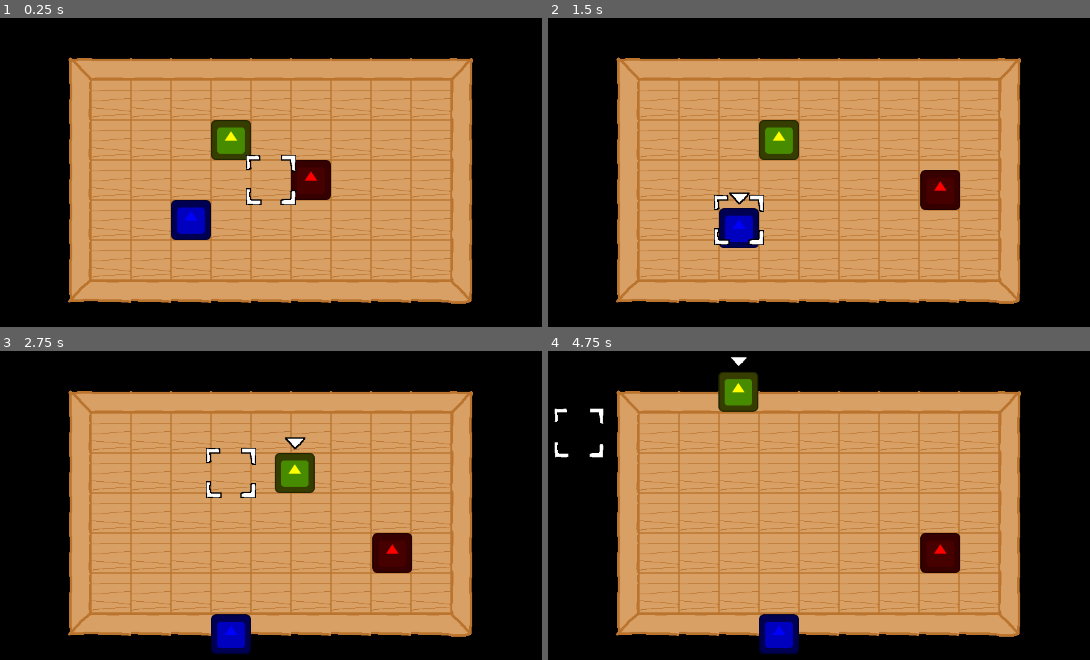
Above: before the commit, frames 1-4 (two rows, left to right).
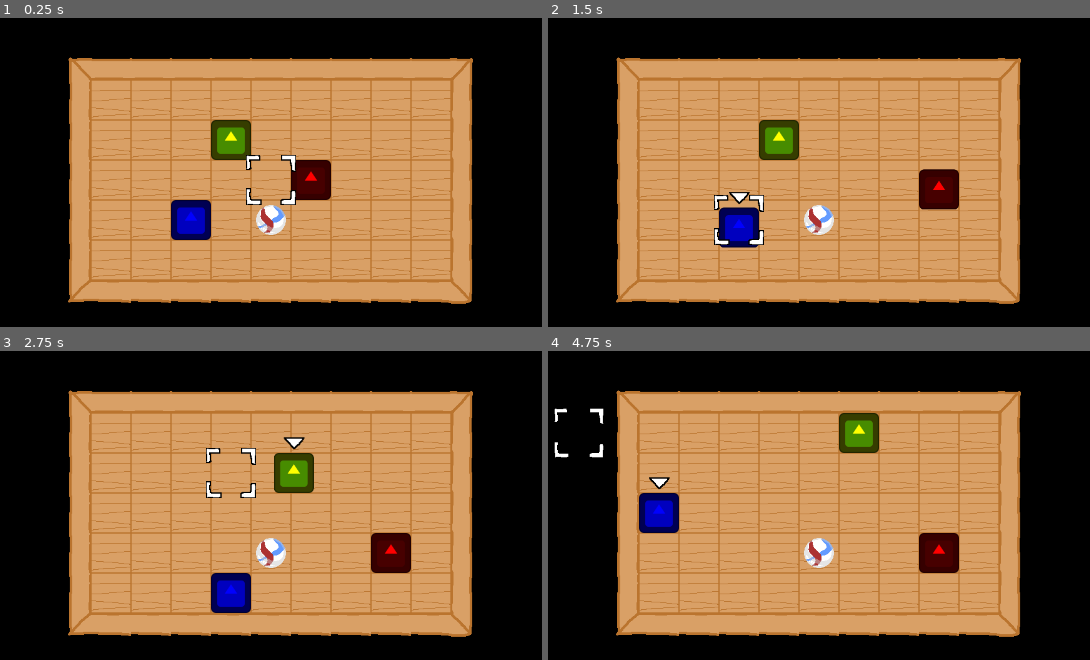
Above: after the commit, the same moments.

Repository: Prismapunch-Games/WeLittleThree
Game: Godot game, scene res://scenes/test.tscn
The game is run twice, just before and just after one commit, with the same random seed, the same clock (stepped at 60 frames per second) and the same inputs. The engine's default icon, where the game draws it, is replaced by a stand-in: a white triangle on a blue panel in a dark square.
Inputs (mouse positions are in pixels of both pictures, inside the frame that each line leads up to):
- Up to frame 1 (0.25 s): no input
- Up to frame 2 (1.5 s): tap Enter at 0.5 s; move the mouse to (856, 178) at 0.52 s; hold D (right) 0.53-1.28 s; click (856, 178) at 0.67 s; move the mouse to (737, 218) at 1.27 s; hold S (down) from 1.28 s (still down); click (737, 218) at 1.42 s
- Up to frame 3 (2.75 s): move the mouse to (233, 471) at 2.02 s; release S (down) at 2.03 s; hold D (right) from 2.03 s (still down); click (233, 471) at 2.17 s
- Up to frame 4 (4.75 s): move the mouse to (781, 607) at 2.77 s; release D (right) at 2.78 s; hold W (up) 2.78-3.53 s; click (781, 607) at 2.92 s; move the mouse to (1057, 585) at 3.52 s; hold A (left) from 3.53 s (still down); click (1057, 585) at 3.67 s; move the mouse to (580, 449) at 4.27 s; click (580, 449) at 4.42 s

The runs differ from the first frame. In frame 1, 0.4% of the frame differs, in the area x 47-53%, y 60-71%; in frame 2, 0.7%; in frame 3, 2.6%; in frame 4, 4.5%, in the area x 16-77%, y 1-99%.

Commit message:
more work

Diff:
--- a/code/_globals.gd
+++ b/code/_globals.gd
@@ -1,4 +1,4 @@
 extends Node
 
-var tilemap: TileMapLayer
+var tilemap: TilemapObject
 var selected_entity: Entity
--- /dev/null
+++ b/code/entity/controllable_entity.gd
@@ -0,0 +1,41 @@
+extends Entity
+class_name ControllableEntity
+
+var hovered: bool = false
+
+@onready var selected_sprite: Sprite2D = $Selected
+@onready var click_catcher: Area2D = $"Click Catcher"
+
+func _ready() -> void:
+	super()
+	selected_sprite.hide()
+	click_catcher.mouse_entered.connect(Callable(self, "_mouse_entered"))
+	click_catcher.mouse_exited.connect(Callable(self, "_mouse_exited"))
+
+func _mouse_entered() -> void:
+	hovered = true
+
+func _mouse_exited() -> void:
+	hovered = false
+
+func _input(event: InputEvent) -> void:
+	if(!hovered):
+		return
+	if(event is InputEventMouseButton and event.is_pressed() and event.button_index == MOUSE_BUTTON_LEFT):
+		select()
+
+func select():
+	if(Global.selected_entity):
+		Global.selected_entity.deselect()
+	Global.selected_entity = self
+	selected_sprite.show()
+
+func deselect():
+	selected_sprite.hide()
+
+func _process(delta: float) -> void:
+	if(Global.selected_entity != self):
+		return
+	var direction: Vector2 = Vector2(Input.get_action_raw_strength("right") - Input.get_action_raw_strength("left"), Input.get_action_raw_strength("down") - Input.get_action_raw_strength("up"))
+	if(direction.length() && !moving):
+		_move(direction)
--- a/code/entity/entity.gd
+++ b/code/entity/entity.gd
@@ -1,51 +1,54 @@
 extends Node2D
-
 class_name Entity
 
-var hovered: bool = false
-var move_direction: Vector2 = Vector2.ZERO
+enum EntityFlags {
+	FLAG_NONE,
+	FLAG_RED,
+	FLAG_BLUE,
+	FLAG_YELLOW
+}
 
-@onready var selected_sprite: Sprite2D = $Selected
-@onready var click_catcher: Area2D = $"Click Catcher"
+
+var moving: bool = false
+var moving_to_position: Vector2
+
+var entity_flags: EntityFlags = EntityFlags.FLAG_NONE
+
+
+
+func _setup():
+	return
 
 func _ready() -> void:
-	selected_sprite.hide()
+	_setup()
+	Global.tilemap.add_node(self)
 
-	click_catcher.mouse_entered.connect(Callable(self, "_mouse_entered"))
-	click_catcher.mouse_exited.connect(Callable(self, "_mouse_exited"))
+func _can_move_in_direction(direction: Vector2):
+	var next_tile = position + direction * 64
+	var cell_data = Global.tilemap.get_cell_tile_data(Global.tilemap.local_to_map(next_tile))
+	if(!cell_data.get_custom_data("floor")):
+		return false
+	var hitting_object: Node2D = Global.tilemap.get_object_in_cell(next_tile)
+	if(hitting_object):
+		if(hitting_object is Entity):
+			var moved: bool = hitting_object.bump(self, direction)
+			return moved
+		return false
+	return true
 
-func _mouse_entered() -> void:
-	hovered = true
+func _move(direction: Vector2):
+	if(!_can_move_in_direction(direction)):
+		return false
+	moving_to_position = position + direction * 64
+	moving = true
+	var tween = create_tween()
+	tween.tween_property(self, "position", moving_to_position, 0.35)
+	tween.tween_callback(Callable(self, "_movement_complete"))
+	return true
 
-func _mouse_exited() -> void:
-	hovered = false
+func _movement_complete():
+	moving = false
+	moving_to_position = Vector2.ZERO
 
-func _input(event: InputEvent) -> void:
-	if(!hovered):
-		return
-	if(event is InputEventMouseButton and event.is_pressed() and event.button_index == MOUSE_BUTTON_LEFT):
-		select()
-
-func select():
-	if(Global.selected_entity):
-		Global.selected_entity.deselect()
-	Global.selected_entity = self
-	selected_sprite.show()
-
-func deselect():
-	selected_sprite.hide()
-
-func _process(delta: float) -> void:
-	if(Global.selected_entity != self):
-		return
-	if(!move_direction.length()):
-		var mv: Vector2 = Vector2(Input.get_action_raw_strength("right") - Input.get_action_raw_strength("left"), Input.get_action_raw_strength("down") - Input.get_action_raw_strength("up"))
-		if(mv.length()):
-			move_direction = mv
-		if(move_direction.length()):
-			var tween = create_tween()
-			tween.tween_property(self, "position", position + move_direction * 64, 0.35)
-			tween.tween_callback(func():
-				move_direction = Vector2.ZERO
-				)
-	position += move_direction * delta * 64
+func bump(bumper: Entity, direction: Vector2):
+	return false
--- /dev/null
+++ b/code/entity/redford.gd
@@ -0,0 +1,6 @@
+extends ControllableEntity
+
+func _setup():
+	super()
+	print("setting entity flags to red")
+	entity_flags = EntityFlags.FLAG_RED
--- /dev/null
+++ b/code/marble.gd
@@ -0,0 +1,27 @@
+extends Entity
+class_name Marble
+
+@onready var sprite: Sprite2D = $Sprite
+
+func _ready() -> void:
+	Global.tilemap.add_node(self)
+
+func bump(bumper: Entity, direction: Vector2):
+	print(bumper.entity_flags)
+	if(bumper.entity_flags != EntityFlags.FLAG_RED):
+		return false
+	return _move(direction)
+
+func _move(direction: Vector2):
+	var success: bool = super(direction)
+	if(success):
+		var tween = create_tween()
+		var rotation_direction = 360
+		if(sign(direction.x) == -1):
+			rotation_direction = -360
+		tween.tween_property(self, "rotation", deg_to_rad(rotation_direction), 0.30)
+	return success
+
+func _movement_complete():
+	super()
+	rotation = 0
--- a/code/tilemap_base.gd
+++ b/code/tilemap_base.gd
@@ -1,4 +1,23 @@
 extends TileMapLayer
+class_name TilemapObject
+
+var nodes: Array[Node2D]
 
 func _ready() -> void:
 	Global.tilemap = self
+
+func add_node(node: Node2D):
+	nodes.append(node)
+
+func remove_node(node: Node2D):
+	nodes.erase(node)
+
+func get_object_in_cell(world_position: Vector2i):
+	var cell_position: Vector2i = local_to_map(world_position)
+	for node in nodes:
+		if(local_to_map(node.position) == cell_position):
+			return node
+		if(node is Entity):
+			if(local_to_map(node.moving_to_position) == cell_position):
+				return node
+	return null
--- a/scenes/prototypes/entities/bloobo.tscn
+++ b/scenes/prototypes/entities/bloobo.tscn
@@ -1,8 +1,10 @@
-[gd_scene load_steps=2 format=3 uid="uid://bu5p55bhimnc1"]
+[gd_scene load_steps=3 format=3 uid="uid://bu5p55bhimnc1"]
 
 [ext_resource type="PackedScene" uid="uid://rw8akufak4ur" path="res://scenes/prototypes/entities/base_entity.tscn" id="1_ota7g"]
+[ext_resource type="Script" path="res://code/entity/controllable_entity.gd" id="2_7uf0s"]
 
 [node name="Bloobo" instance=ExtResource("1_ota7g")]
+script = ExtResource("2_7uf0s")
 
 [node name="Main Sprite" parent="." index="0"]
 self_modulate = Color(0, 0, 1, 1)
--- a/scenes/prototypes/entities/redford.tscn
+++ b/scenes/prototypes/entities/redford.tscn
@@ -1,8 +1,10 @@
-[gd_scene load_steps=2 format=3 uid="uid://bu1xfqvsghyfn"]
+[gd_scene load_steps=3 format=3 uid="uid://bu1xfqvsghyfn"]
 
 [ext_resource type="PackedScene" uid="uid://rw8akufak4ur" path="res://scenes/prototypes/entities/base_entity.tscn" id="1_jjhys"]
+[ext_resource type="Script" path="res://code/entity/redford.gd" id="2_oqelv"]
 
 [node name="Redford" instance=ExtResource("1_jjhys")]
+script = ExtResource("2_oqelv")
 
 [node name="Main Sprite" parent="." index="0"]
 self_modulate = Color(1, 0, 0, 1)
--- a/scenes/prototypes/entities/yeller.tscn
+++ b/scenes/prototypes/entities/yeller.tscn
@@ -1,8 +1,10 @@
-[gd_scene load_steps=2 format=3 uid="uid://cfc84w3cwkhwi"]
+[gd_scene load_steps=3 format=3 uid="uid://cfc84w3cwkhwi"]
 
 [ext_resource type="PackedScene" uid="uid://rw8akufak4ur" path="res://scenes/prototypes/entities/base_entity.tscn" id="1_8huom"]
+[ext_resource type="Script" path="res://code/entity/controllable_entity.gd" id="2_blse8"]
 
 [node name="Yeller" instance=ExtResource("1_8huom")]
+script = ExtResource("2_blse8")
 
 [node name="Main Sprite" parent="." index="0"]
 self_modulate = Color(1, 1, 0, 1)
--- a/scenes/test.tscn
+++ b/scenes/test.tscn
@@ -8,6 +8,8 @@
 [ext_resource type="PackedScene" uid="uid://bu5p55bhimnc1" path="res://scenes/prototypes/entities/bloobo.tscn" id="4_r20th"]
 [ext_resource type="Texture2D" uid="uid://k3pjatmi6qbj" path="res://sprites/test/cursor.png" id="4_sjb67"]
 [ext_resource type="PackedScene" uid="uid://cfc84w3cwkhwi" path="res://scenes/prototypes/entities/yeller.tscn" id="5_kmpv2"]
+[ext_resource type="Script" path="res://code/marble.gd" id="9_q1xmo"]
+[ext_resource type="Texture2D" uid="uid://bvnc2h6t5trur" path="res://sprites/test/marble.png" id="10_478mh"]
 
 [sub_resource type="TileSetAtlasSource" id="TileSetAtlasSource_nhar6"]
 texture = ExtResource("1_1gh6x")
@@ -17,6 +19,7 @@
 2:0/0 = 0
 0:1/0 = 0
 1:1/0 = 0
+1:1/0/custom_data_0 = true
 2:1/0 = 0
 0:2/0 = 0
 1:2/0 = 0
@@ -24,26 +27,43 @@
 
 [sub_resource type="TileSet" id="TileSet_t8l0j"]
 tile_size = Vector2i(64, 64)
+custom_data_layer_0/name = "floor"
+custom_data_layer_0/type = 1
 sources/0 = SubResource("TileSetAtlasSource_nhar6")
 
 [node name="Main" type="Node2D"]
 script = ExtResource("1_dch3t")
+metadata/_edit_lock_ = true
 
 [node name="Base" type="TileMapLayer" parent="."]
 position = Vector2(-32, 0)
 tile_map_data = PackedByteArray("AAAFAAMAAAAAAAEAAAAFAAIAAAAAAAAAAAAGAAIAAAABAAAAAAAHAAIAAAABAAAAAAAFAAQAAAAAAAEAAAAIAA …(1152 unchanged characters)…
 tile_set = SubResource("TileSet_t8l0j")
 script = ExtResource("2_ag07r")
+metadata/_edit_lock_ = true
 
 [node name="Redford" parent="." instance=ExtResource("3_j8o3e")]
 position = Vector2(704, 352)
+metadata/_edit_lock_ = true
 
 [node name="Bloobo" parent="." instance=ExtResource("4_r20th")]
 position = Vector2(512, 416)
+metadata/_edit_lock_ = true
 
 [node name="Yeller" parent="." instance=ExtResource("5_kmpv2")]
 position = Vector2(576, 288)
+metadata/_edit_lock_ = true
 
 [node name="Cursor" type="Sprite2D" parent="."]
 texture = ExtResource("4_sjb67")
 script = ExtResource("2_medxa")
+metadata/_edit_lock_ = true
+
+[node name="Marble" type="Node2D" parent="."]
+position = Vector2(640, 416)
+script = ExtResource("9_q1xmo")
+metadata/_edit_lock_ = true
+
+[node name="Sprite" type="Sprite2D" parent="Marble"]
+texture = ExtResource("10_478mh")
+metadata/_edit_lock_ = true
Not shown: 1 places in scenes/test.tscn that only renumber resources
Binary file added: sprites/test/marble.png
Not shown, added: sprites/test/marble.png.import
